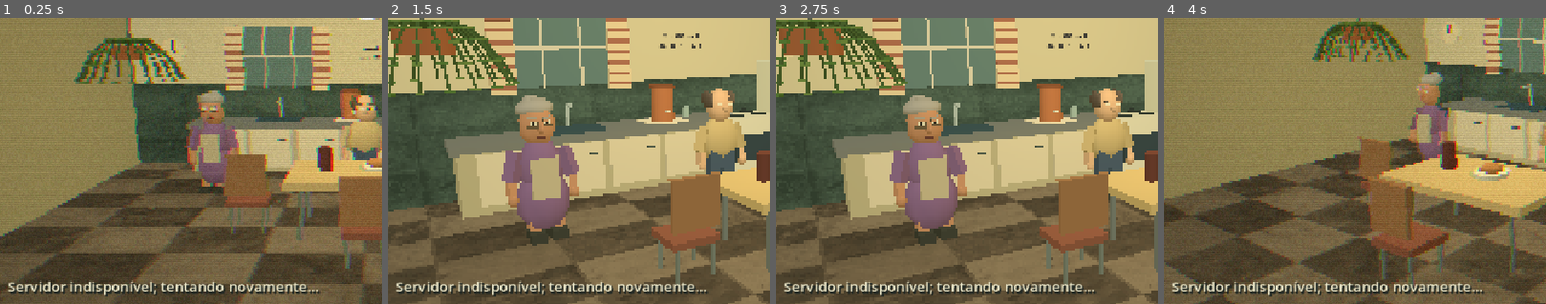
Above: before the commit, frames 1-4 (left to right).
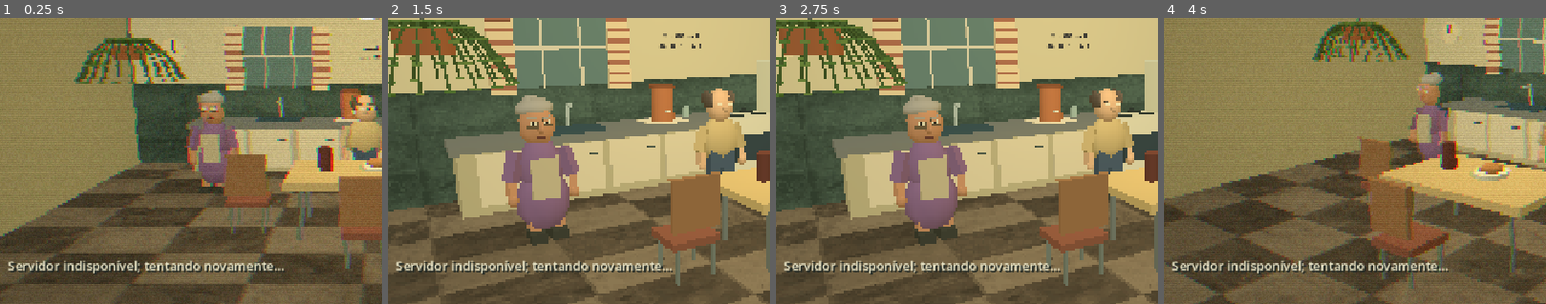
Above: after the commit, the same moments.

Repository: violetcitygarden/canal-aurora
Game: Godot game, scene res://main.tscn
Same seed, same stepped clock (60 frames per second), same inputs: the game is played once before the commit and once after it.
Inputs:
- Up to frame 1 (0.25 s): no input
- Up to frame 2 (1.5 s): tap Enter at 0.5 s; tap C at 0.6 s; tap Space at 0.77 s; tap V at 1.35 s
- Up to frame 3 (2.75 s): tap Space at 1.52, 2 s; tap H at 2.1 s
- Up to frame 4 (4 s): tap Enter at 2.75 s; tap C at 2.85 s; tap Space at 3.02, 3.77 s; tap V at 3.6 s
The pictures show only the part of the screen within x 2-52%, y 28-78%; the shares and areas given below are measured in that part.

The runs differ from the first frame. In frame 1, 3.9% of the frame differs, in the area x 2-84%, y 84-98%; in frame 2, 4.0%; in frame 3, 4.0%; in frame 4, 4.0%.

Commit message:
Add dynamic cast entrances and exits, odd camera shots and dialogue prefetch

Diff:
--- a/pensao/actor.gd
+++ b/pensao/actor.gd
@@ -1,4 +1,7 @@
 extends "res://geometry.gd"
+var staging := false
+var stage_target := Vector3.ZERO
+var leaving := false
 var identity := "NAIR"
 var mouth: Node3D
 var body: Node3D
@@ -75,6 +78,19 @@
 	destination = position
 	wait_left = randf_range(3,7)
 func _process(delta: float) -> void:
+	if not visible: return
+	if staging:
+		var direction := stage_target - position
+		rotation.y = snappedf(atan2(direction.x,direction.z), PI/8)
+		position = position.move_toward(stage_target, delta * 1.5)
+		for i in range(legs.size()): legs[i].rotation.x = sin(elapsed*7+i*PI)*0.25
+		elapsed += delta
+		if position.distance_to(stage_target)<0.05:
+			staging = false
+			visible = not leaving
+			destination = position
+			wait_left = 5
+		return
 	elapsed += delta
 	var current_tick := int(elapsed*10)
 	if tick == current_tick:
@@ -100,3 +116,13 @@
 			wait_left = randf_range(7,16)
 		elif talking and fmod(elapsed,5.0)<0.1:
 			rotation.y = 0 if randf()<0.65 else PI/2
+
+func change_presence(entering: bool) -> void:
+	staging = true
+	leaving = not entering
+	visible = true
+	if entering:
+		position = Vector3(4.8,0,-3.4)
+		stage_target = Vector3(3.5,0,-1.8)
+	else:
+		stage_target = Vector3(4.8,0,-3.4)
--- a/pensao/config.json
+++ b/pensao/config.json
@@ -1,7 +1,7 @@
 {
   "model": "canal-aurora-brd:1b-q4",
   "ollama_endpoint": "http://127.0.0.1:11434/api/generate",
-  "laugh_probability": 0.30,
+  "laugh_probability": 0.3,
   "pause_min": 0.5,
   "pause_max": 1.7,
   "awkward_probability": 0.13,
@@ -9,5 +9,5 @@
   "temperature": 0.9,
   "num_ctx": 4096,
   "num_predict": 1000,
-  "system": "Escreva uma cena curta de sitcom brasileira em  …(330 unchanged characters)… de negócio que dão trabalho aos outros. Use dois ou três deles. Gere de 10 a 16 falas CURTAS, respondendo umas às outras, numa única conversa sobre um problema cotidiano pequeno. Nada de acontecimentos sobrenaturais, surrealismo, discursos filosóficos, narração, rubricas, risadas ou obrigação de contar piadas. Cada personagem quer alguma coisa. A resposta precisa considerar a fala anterior. Não termine com moral da história nem reconciliação obrigatória. Formato exato de cada linha: NOME: fala. Nomes permitidos NAIR, VALDIR, JESSICA, MAURO. Não escreva nada além do diálogo."
+  "system": "Escreva uma cena curta de sitcom brasileira em  …(330 unchanged characters)… de negócio que dão trabalho aos outros. Obedeça rigorosamente a lista de presentes e a transição fornecidas. Gere de 10 a 16 falas CURTAS, respondendo umas às outras, numa única conversa sobre um problema cotidiano pequeno. Nada de acontecimentos sobrenaturais, surrealismo, discursos filosóficos, narração, rubricas extras, risadas ou obrigação de contar piadas. Cada personagem quer alguma coisa. A resposta precisa considerar a fala anterior. Não termine com moral da história nem reconciliação obrigatória. Formato exato de cada linha: NOME: fala. Nomes permitidos NAIR, VALDIR, JESSICA, MAURO. Além do diálogo, escreva somente a linha ENTRA ou SAI exigida no planejamento."
 }
--- a/pensao/sitcom.gd
+++ b/pensao/sitcom.gd
@@ -29,6 +29,12 @@
 var rng := RandomNumberGenerator.new()
 var camera_index := 0
 var forced_capture := false
+var pending_scene: Dictionary = {}
+var shot_left := 0.0
+var shot_kind := 0
+var special_camera: Camera3D
+var staging_actor: Node3D
+var ready_to_speak := false
 func _ready() -> void:
 	rng.randomize()
 	var parsed = JSON.parse_string(FileAccess.get_file_as_string("res://config.json"))
@@ -74,6 +80,8 @@
 		view.add_child(camera)
 		camera.look_at(Vector3(0,1.25,-1))
 		cameras.append(camera)
+	special_camera = Camera3D.new()
+	view.add_child(special_camera)
 	cameras[0].current = true
 	var layer := CanvasLayer.new()
 	add_child(layer)
@@ -90,7 +98,8 @@
 	captions = make_label(layer,Vector2(70,580),Vector2(820,110),24)
 	captions.horizontal_alignment = HORIZONTAL_ALIGNMENT_CENTER
 	captions.autowrap_mode = TextServer.AUTOWRAP_WORD_SMART
-	status_label = make_label(layer,Vector2(30,530),Vector2(900,44),18)
+	status_label = make_label(layer,Vector2(30,505),Vector2(900,70),16)
+	status_label.autowrap_mode = TextServer.AUTOWRAP_WORD_SMART
 	status_label.text = "Preparando a próxima conversa…"
 	help_label = make_label(layer,Vector2(30,75),Vector2(850,100),18)
 	help_label.text = "ESPAÇO pausa • C câmera • V VHS • H ajuda\nDiálogos cotidianos • Risadas por sorteio, sem avaliar o texto"
@@ -142,6 +151,20 @@
 		get_viewport().get_texture().get_image().save_png("/tmp/pensao-preview.png")
 		get_tree().quit()
 	if paused: return
+	update_shot(delta)
+	if state != "capture" and pending_scene.is_empty():
+		fetch_timer -= delta
+		if fetch_timer <= 0 and not fetching:
+			fetch_timer = 2
+			fetching = true
+			if http.request("http://127.0.0.1:%d/next" % server_port) != OK:
+				fetching = false
+	if state == "transition":
+		if not staging_actor.staging:
+			state = "gap"
+			remaining = 0.6
+			ready_to_speak = true
+		return
 	for actor in actors.values(): actor.opening = 0
 	if state == "speaking":
 		if voice.playing:
@@ -156,20 +179,22 @@
 		remaining -= delta
 		if remaining<=0:
 			if state == "silent_line": finish_line()
+			elif ready_to_speak:
+				ready_to_speak = false
+				start_line()
 			else: next_line()
-	elif state == "waiting":
-		fetch_timer -= delta
-		if fetch_timer <= 0 and not fetching:
-			fetch_timer = 3
-			fetching = true
-			var error := http.request("http://127.0.0.1:%d/next" % server_port)
-			if error != OK:
-				fetching = false
-				status_label.text = "Abra INICIAR-PENSAO.bat para iniciar os diálogos."
+	elif state == "waiting" and not pending_scene.is_empty():
+		begin_scene()
 func _received(result: int, code: int, _headers: PackedStringArray, body: PackedByteArray) -> void:
 	fetching = false
+	if code == 202:
+		var progress = JSON.parse_string(body.get_string_from_utf8())
+		if state == "waiting" and progress is Dictionary:
+			status_label.text = str(progress.get("status","Preparando…"))
+			if progress.get("error","") != "": status_label.text += " — " + str(progress.error).left(170)
+		return
 	if result != HTTPRequest.RESULT_SUCCESS or code != 200:
-		status_label.text = "Preparando a próxima conversa…" if code==204 else "Servidor indisponível; tentando novamente…"
+		if state == "waiting": status_label.text = "Servidor indisponível; tentando novamente…"
 		return
 	var payload = JSON.parse_string(body.get_string_from_utf8())
 	if not payload is Dictionary or not payload.get("lines") is Array: return
@@ -178,7 +203,16 @@
 		if line is Dictionary and actors.has(str(line.get("speaker",""))) and line.get("text") is String:
 			validated.append(line)
 	if validated.is_empty(): return
-	lines = validated
+	payload.lines = validated
+	pending_scene = payload
+	if state == "waiting": begin_scene()
+func begin_scene() -> void:
+	lines = pending_scene.lines
+	var present: Array = pending_scene.get("present", actors.keys())
+	for id in actors:
+		actors[id].visible = id in present
+	pending_scene = {}
+	fetch_timer = 0
 	line_index = -1
 	scene_number += 1
 	status_label.text = ""
@@ -193,12 +227,28 @@
 		cameras[0].current = true
 		return
 	var line: Dictionary = lines[line_index]
+	if line.has("event"):
+		var event: Dictionary = line.event
+		staging_actor = actors[event.speaker]
+		staging_actor.change_presence(event.action == "enter")
+		state = "transition"
+		cameras[0].current = true
+		shot_left = 0
+		captions.text = ""
+		return
+	start_line()
+func start_line() -> void:
+	var line: Dictionary = lines[line_index]
 	active = line.speaker
 	actors[active].talking = true
 	captions.text = "%s: %s" % [active.capitalize(),line.text]
 	if line_index==0 or rng.randf()<0.4:
 		camera_index = rng.randi_range(0,cameras.size()-1)
 		cameras[camera_index].current = true
+	if rng.randf() < 0.65:
+		shot_kind = rng.randi_range(0,2)
+		shot_left = rng.randf_range(2,5)
+		special_camera.current = true
 	var stream: AudioStreamWAV
 	if line.get("wav") is String:
 		stream = AudioStreamWAV.load_from_buffer(Marshalls.base64_to_raw(line.wav))
@@ -249,3 +299,24 @@
 			help_label.visible = help
 		KEY_F11:
 			get_window().mode = Window.MODE_WINDOWED if get_window().mode==Window.MODE_FULLSCREEN else Window.MODE_FULLSCREEN
+
+func update_shot(delta: float) -> void:
+	if shot_left <= 0 or active == "": return
+	shot_left -= delta
+	if shot_left <= 0:
+		cameras[camera_index].current = true
+		return
+	var actor: Node3D = actors[active]
+	var face := actor.global_position + Vector3(0,1.7,0)
+	var front := actor.global_transform.basis.z.normalized()
+	if shot_kind == 0:
+		special_camera.position = face + front*0.95 + Vector3(0,-0.05,0)
+		special_camera.fov = 42
+	elif shot_kind == 1:
+		special_camera.position = actor.global_position + front*1.4 + Vector3(0,0.25,0)
+		special_camera.fov = 68
+	else:
+		special_camera.position = Vector3(1.6,1.35,-3.5)
+		special_camera.fov = 75
+	special_camera.look_at(face)
+	special_camera.rotation.z = -0.12 if shot_kind == 1 else 0.04
--- /dev/null
+++ b/pensao/tests/staging.gd
@@ -0,0 +1,32 @@
+extends SceneTree
+func _initialize() -> void:
+	call_deferred("check")
+func check() -> void:
+	var scene = load("res://main.tscn").instantiate()
+	root.add_child(scene)
+	scene.set_process(false)
+	scene.pending_scene = {"present":["NAIR","JESSICA"],"lines":[{"speaker":"NAIR","text":"Cadê o Valdir?"},{"speaker":"VALDIR","text":"Cheguei.","event":{"action":"enter","speaker":"VALDIR"}},{"speaker":"NAIR","text":"Até depois.","event":{"action":"exit","speaker":"VALDIR"}}]}
+	scene.begin_scene()
+	assert(not scene.actors.VALDIR.visible)
+	assert(scene.actors.NAIR.visible and scene.actors.JESSICA.visible)
+	var next = {"present":["NAIR","JESSICA"],"lines":[{"speaker":"JESSICA","text":"E agora?"}]}
+	scene._received(0,200,PackedStringArray(),JSON.stringify(next).to_utf8_buffer())
+	assert(scene.lines.size()==3 and not scene.pending_scene.is_empty(),"Prefetch substituiu a cena atual")
+	scene.next_line()
+	assert(scene.state=="transition" and scene.actors.VALDIR.visible)
+	assert(not scene.actors.VALDIR.talking,"Falou antes de entrar")
+	for i in range(30): scene.actors.VALDIR._process(0.1)
+	assert(not scene.actors.VALDIR.staging)
+	scene._process(0.1)
+	scene._process(1)
+	assert(scene.active=="VALDIR")
+	for shot in range(3):
+		scene.shot_kind=shot
+		scene.shot_left=3
+		scene.update_shot(0.1)
+		assert(scene.special_camera.position.is_finite())
+	scene.next_line()
+	for i in range(30): scene.actors.VALDIR._process(0.1)
+	assert(not scene.actors.VALDIR.visible)
+	print("STAGING_OK entry_exit prefetch cameras speaker_timing")
+	quit()
Not shown, changed: pensao/README.md
Not shown, changed: pensao/server.py
Not shown, changed: pensao/tests/test_dialogue.py
